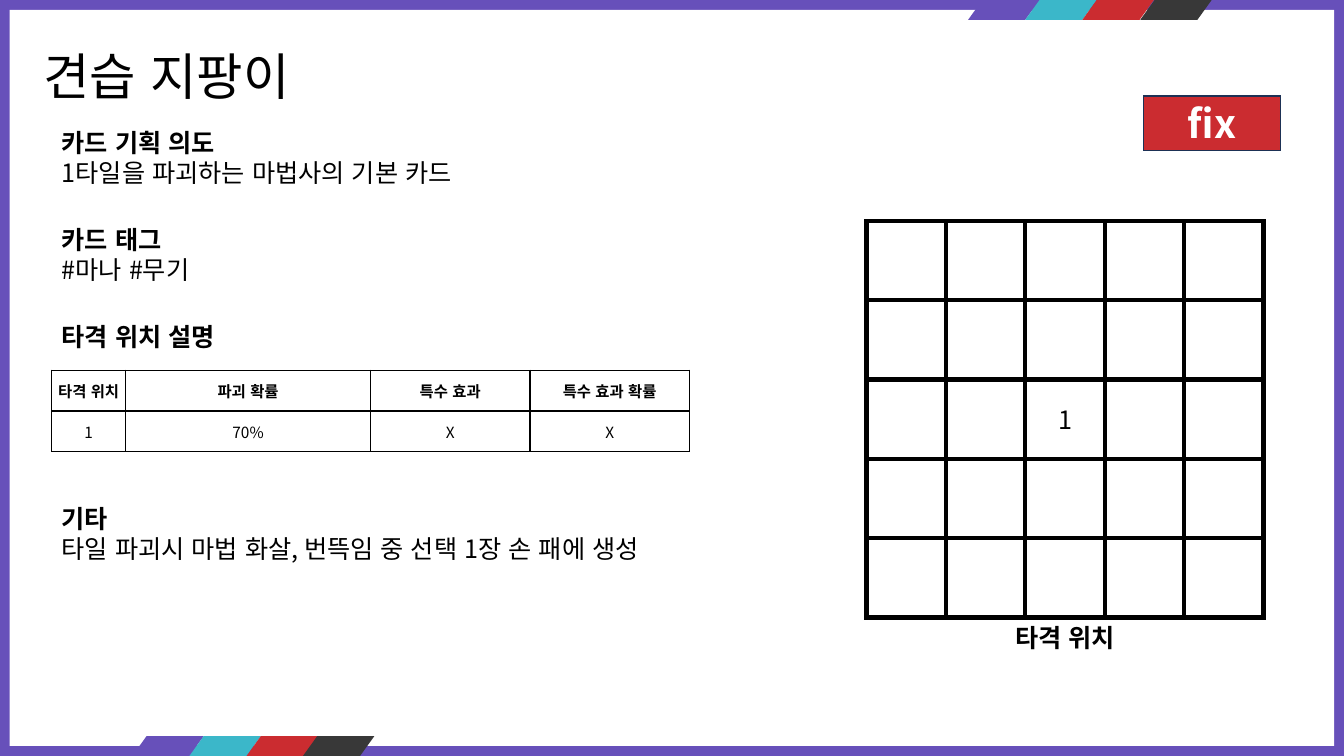
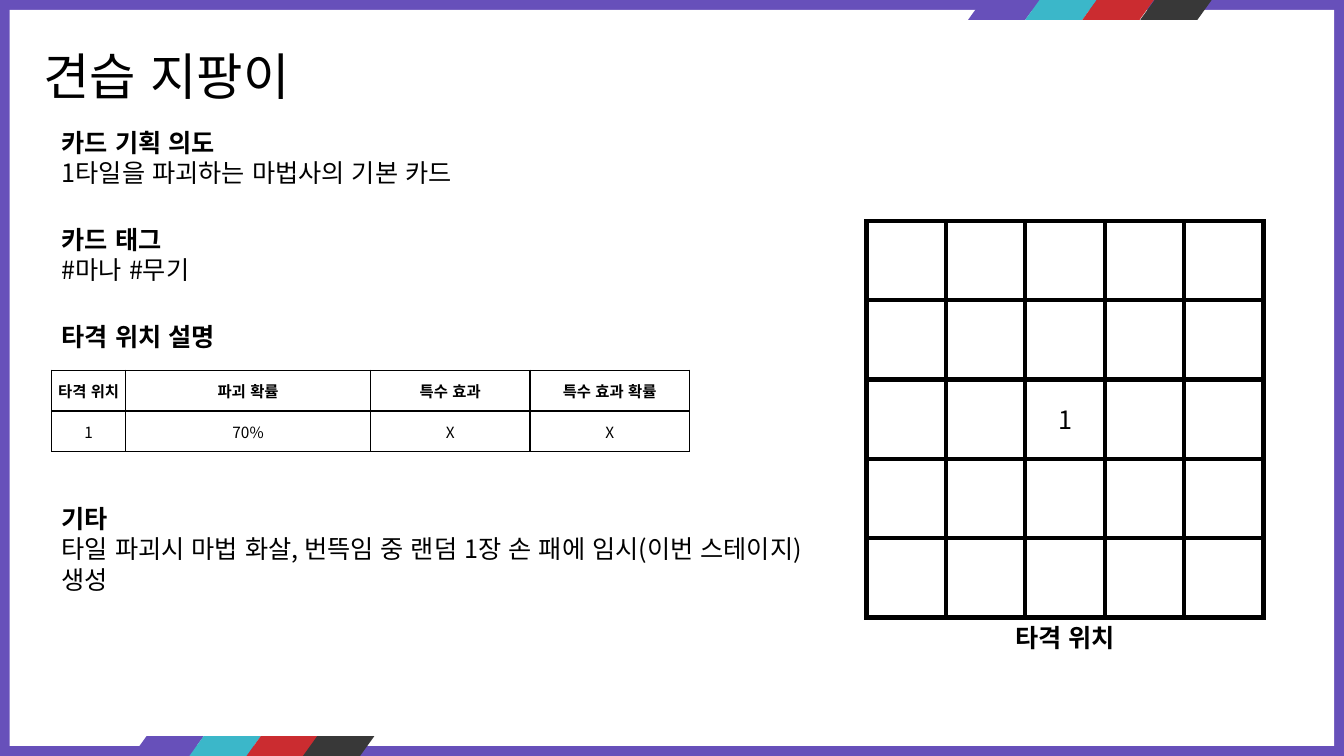
Before and after one commit to kauthor/FluffyDisdog, a slide deck: slide 7 of Plan/기획서/마법사.pptx. Drawn at 1344x756 pixels with LibreOffice and Linux fonts; fonts in the diff are those of the drawing. Boxes give left, top, right and bottom in pixels: in the first picture for what was removed or moved away, otherwise in the second. Text is boxed around its words. In the diff, an @@ line names an element or a change of style, - is before the commit and + after.

```diff
--- a/Plan/기획서/마법사.pptx
+++ b/Plan/기획서/마법사.pptx
@@ rectangle removed at [1144,96,1280,150] @@
-fix
@@ text at [62,537,802,591]: text changed @@
-타일 파괴시 마법 화살, 번뜩임 중 선택 1장 손 패에 생성
+타일 파괴시 마법 화살, 번뜩임 중 랜덤 1장 손 패에 임시(이번 스테이지) 생성
```
Also in this commit, not shown: 36 other slides changed.
